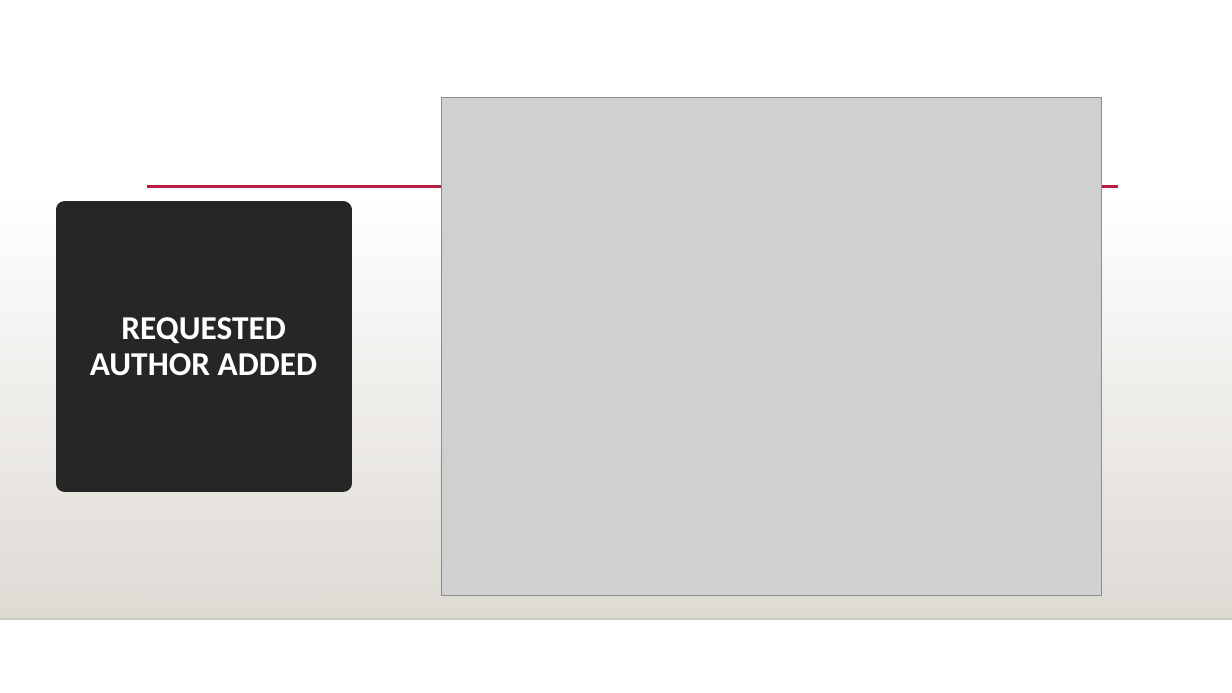
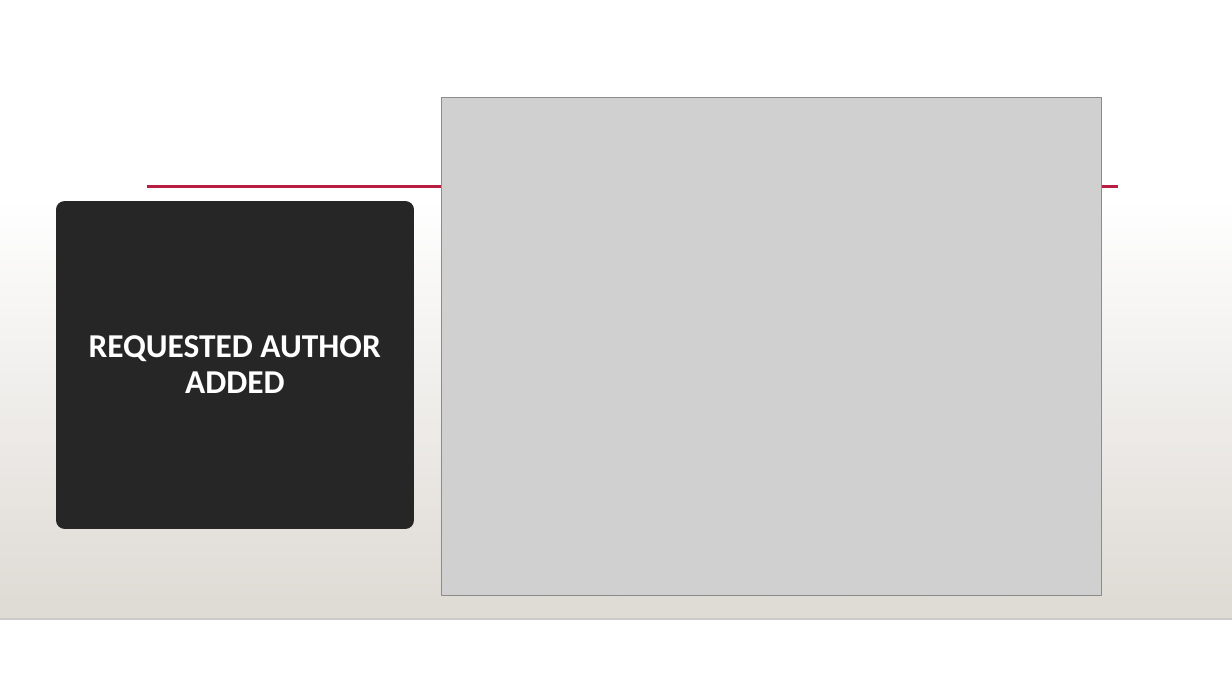
Before and after one commit to Shana12345/ChristianWeb, a slide deck: slide 24 of OOP Based Application.pptx (slide 14 before the commit). Drawn at 1232x693 pixels with LibreOffice and Linux fonts; fonts in the diff are those of the drawing; grey boxes stand for pictures; background and template pictures are left out. Boxes give left, top, right and bottom in pixels: in the first picture for what was removed or moved away, otherwise in the second. Text is boxed around its words. In the diff, an @@ line names an element or a change of style, - is before the commit and + after.

```diff
--- a/OOP Based Application.pptx
+++ b/OOP Based Application.pptx
@@ title "REQUESTED AUTHOR ADDED": place and size @@
-title "REQUESTED AUTHOR ADDED" at [65, 210, 343, 483]
+title "REQUESTED AUTHOR ADDED" at [65, 210, 406, 520]
```
Also in this commit, not shown: 2 other slides changed, 13 slides added.
